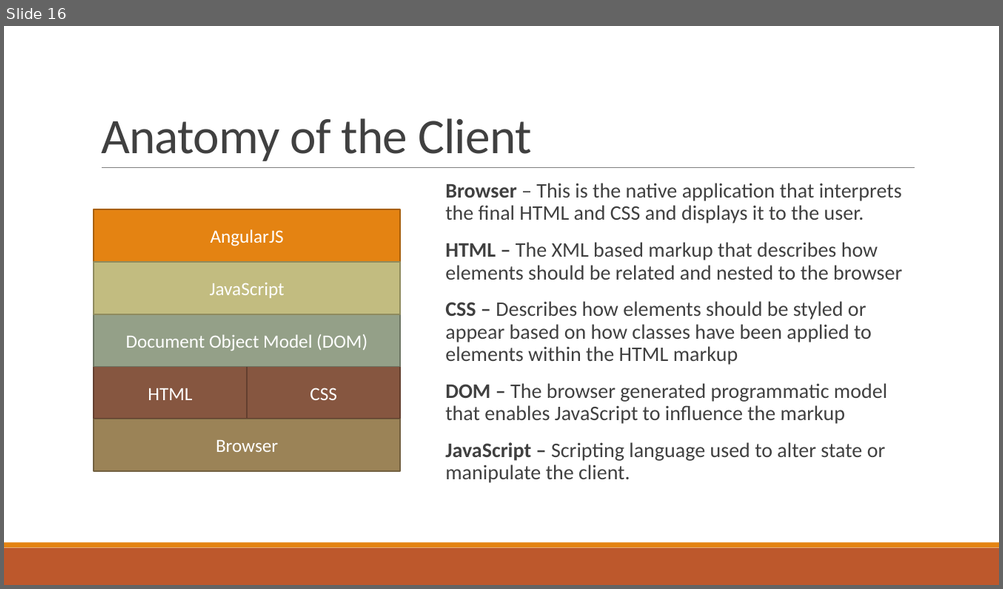
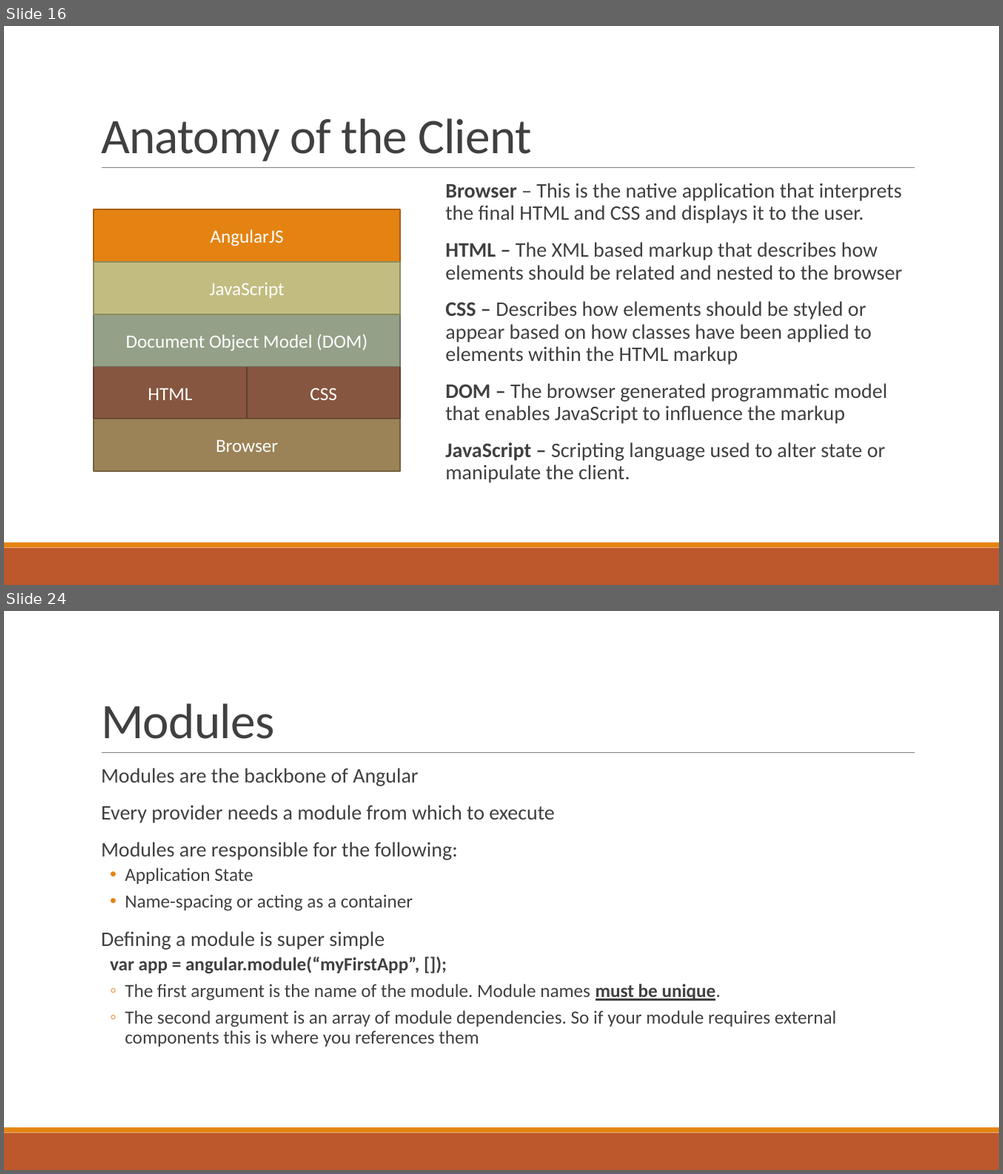
Before and after one commit to sbechtold/angularjs, a slide deck: materials/AngularJS.pptx. Shown one above the other, each under a label of ours: slide 16 before the commit, slides 16 and 24 after it; the slides between them are not shown. The pictures are 1003x589 and 1003x1174 pixels, drawn with LibreOffice and Linux fonts; fonts in the diff are those of the drawing. Boxes give left, top, right and bottom in pixels: in the first picture for what was removed or moved away, otherwise in the second. Text is boxed around its words. In the diff, an @@ line names an element or a change of style, - is before the commit and + after.

```diff
--- a/materials/AngularJS.pptx
+++ b/materials/AngularJS.pptx
@@ slide 24 added at box(4, 611, 999, 1170), background #FFFFFF; not listed: 3 template elements that a slide beside it also shows @@
@@ title added at box(101, 703, 274, 739), 48 pt, text #404040 @@
+Modules
@@ text added at box(101, 768, 836, 1047), 18 pt, text #404040 @@
+  Modules are the backbone of Angular
+  Every provider needs a module from which to execute
+  Modules are responsible for the following:
+  • Application State
+  • Name-spacing or acting as a container
+  Defining a module is super simple
+  var app = angular.module(“myFirstApp”, []);
+  ◦ The first argument is the name of the module. Module names must be unique.
+  ◦ The second argument is an array of module dependencies. So if your module requires external components this is where you references them
```
Also in this commit, not shown: 13 slides changed, 41 other slides added, 43 other files.
